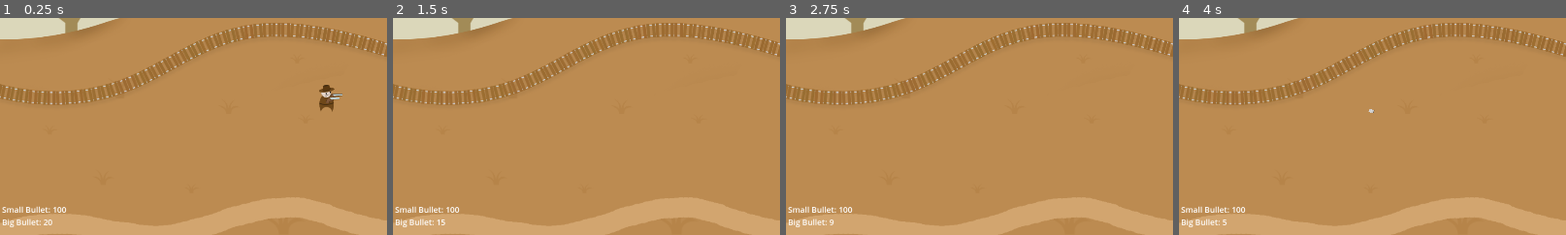
Above: before the commit, frames 1-4 (left to right).
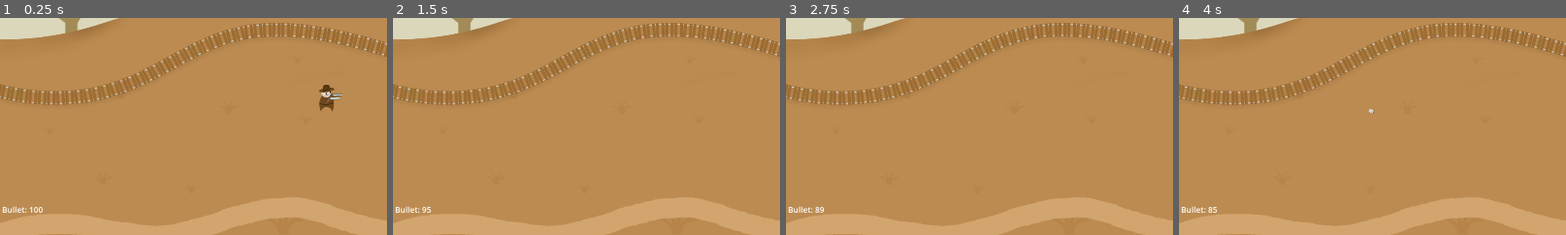
Above: after the commit, the same moments.

Repository: realfirat/A-Simple-Wild-West-Game
Game: Godot game, scene res://scenes/main.tscn
Two runs of this game, one before a commit and one after it. Both use one fixed random seed, a clock stepped at 60 frames per second and the inputs below.
Inputs (mouse positions are % of the whole screen's width and height, from its top left):
- Up to frame 1 (0.25 s): no input
- Up to frame 2 (1.5 s): tap Enter at 0.5 s; move the mouse to (72, 45) at 0.52 s; press the mouse at (72, 45) at 0.53 s; hold D (go_right) 0.53-1.28 s; tap E (build_mode, bound only after the commit) at 0.8, 1.35 s; move the mouse to (30, 55) at 1.27 s; release the mouse at (30, 55) at 1.28 s; hold S (go_down) from 1.28 s (still down)
- Up to frame 3 (2.75 s): click (30, 55) at 1.55 s; move the mouse to (60, 28) at 2.02 s; release S (go_down) at 2.03 s; press the mouse at (60, 28) at 2.03 s; hold D (go_right) from 2.03 s (still down); tap E (build_mode, bound only after the commit) at 2.3 s
- Up to frame 4 (4 s): move the mouse to (45, 70) at 2.77 s; release D (go_right) at 2.78 s; release the mouse at (45, 70) at 2.78 s; hold W (go_up) 2.78-3.53 s; tap E (build_mode, bound only after the commit) at 2.85, 3.8 s; click (45, 70) at 3.05 s; move the mouse to (80, 65) at 3.52 s; press the mouse at (80, 65) at 3.53 s; hold A (go_left) from 3.53 s (still down)
The pictures show only the part of the screen within x 0-50%, y 42-92%; the shares and areas given below are measured in that part.

The runs differ from the first frame. In frame 1, 0.5% of the frame differs, in the area x 0-18%, y 86-97%; in frame 2, 0.5%; in frame 3, 0.5%; in frame 4, 0.5%.

Commit message:
made only one bullet

Diff:
--- a/project.godot
+++ b/project.godot
@@ -56,7 +56,7 @@
 "events": [Object(InputEventMouseButton,"resource_local_to_scene":false,"resource_name":"","device":-1,"window_id":0,"a …(253 unchanged characters)…
 ]
 }
-change_weapon={
+build_mode={
 "deadzone": 0.5,
 "events": [Object(InputEventKey,"resource_local_to_scene":false,"resource_name":"","device":-1,"window_id":0,"alt_pressed":false,"shift_pressed":false,"ctrl_pressed":false,"meta_pressed":false,"pressed":false,"keycode":0,"physical_keycode":69,"key_label":0,"unicode":101,"echo":false,"script":null)
 ]
--- a/scenes/main.tscn
+++ b/scenes/main.tscn
@@ -6,6 +6,7 @@
 [ext_resource type="Texture2D" uid="uid://b176o3mdi2joo" path="res://assets/_0013_railroad.png" id="4_e5xng"]
 [ext_resource type="PackedScene" uid="uid://wblx8v5541rq" path="res://scenes/kovboy.tscn" id="5_u1lv2"]
 [ext_resource type="Script" path="res://scripts/bullet_counter.gd" id="6_wc3cm"]
+[ext_resource type="Script" path="res://scripts/building_grid.gd" id="7_eope7"]
 
 [sub_resource type="RectangleShape2D" id="RectangleShape2D_8afdw"]
 size = Vector2(274, 1203)
@@ -67,3 +68,10 @@
 offset_bottom = 1066.0
 theme_override_font_sizes/font_size = 20
 script = ExtResource("6_wc3cm")
+
+[node name="building_grid" type="Control" parent="UI"]
+layout_mode = 3
+anchors_preset = 0
+offset_right = 40.0
+offset_bottom = 40.0
+script = ExtResource("7_eope7")
--- /dev/null
+++ b/scripts/building_grid.gd
@@ -0,0 +1,8 @@
+extends Control
+
+func _draw():
+	if global_variables.is_build_mode:
+		var x = 0
+		for n in 100:
+			draw_rect(Rect2(0, 0 + x, 1920, 1), Color.GRAY, true, 1)
+			x += 36
--- a/scripts/bullet_counter.gd
+++ b/scripts/bullet_counter.gd
@@ -1,4 +1,4 @@
 extends Label
 
 func _process(delta):
-	text = "Small Bullet: " + str(global_variables.small_bullet) + "\nBig Bullet: " + str(global_variables.big_bullet)
+	text = "Bullet: " + str(global_variables.bullet)
--- a/scripts/bullet_rifle.gd
+++ b/scripts/bullet_rifle.gd
@@ -7,7 +7,7 @@
 func _ready():
 	aim_position = get_global_mouse_position() - global_position
 	aim_position = aim_position.normalized()
-	global_variables.big_bullet -= 1
+	global_variables.bullet -= 1
 	look_at(get_global_mouse_position())
 	$shoot_particle.emitting = true
 
--- a/scripts/bullet_small.gd
+++ b/scripts/bullet_small.gd
@@ -7,7 +7,7 @@
 func _ready():
 	aim_position = get_global_mouse_position() - global_position
 	aim_position = aim_position.normalized()
-	global_variables.small_bullet -= 1
+	global_variables.bullet -= 1
 	$shoot_particle.emitting = true
 
 func _physics_process(delta):
--- a/scripts/global_variables.gd
+++ b/scripts/global_variables.gd
@@ -1,4 +1,4 @@
 extends Node
 
-var small_bullet = 100
-var big_bullet = 20
+var bullet = 100
+var is_build_mode = false
--- a/scripts/kovboy.gd
+++ b/scripts/kovboy.gd
@@ -23,7 +23,7 @@
 func _process(delta):
 
 	if Input.is_action_pressed("fire"):
-		if global_variables.small_bullet > 0 and small_gun_ready:
+		if global_variables.bullet > 0 and small_gun_ready:
 			var small_bullet_instance = small_bullet.instantiate()
 			small_bullet_instance.global_position = global_position - Vector2(0, 4)
 			get_parent().add_child(small_bullet_instance)
@@ -39,6 +39,19 @@
 		head.position = head_reverse_pos
 		$spr_head.flip_h = true
 		$spr_hat.flip_h = true
+
+	if Input.is_action_just_pressed("build_mode"):
+		if global_variables.is_build_mode:
+			global_variables.is_build_mode = false
+		else:
+			global_variables.is_build_mode = true
+
+
+
+
+
+
+
 
 func _physics_process(delta):         # ---------- PHYSICS PROCESS
 	velocity = Vector2.ZERO
Not shown: 1 places in scenes/main.tscn that only renumber resources
